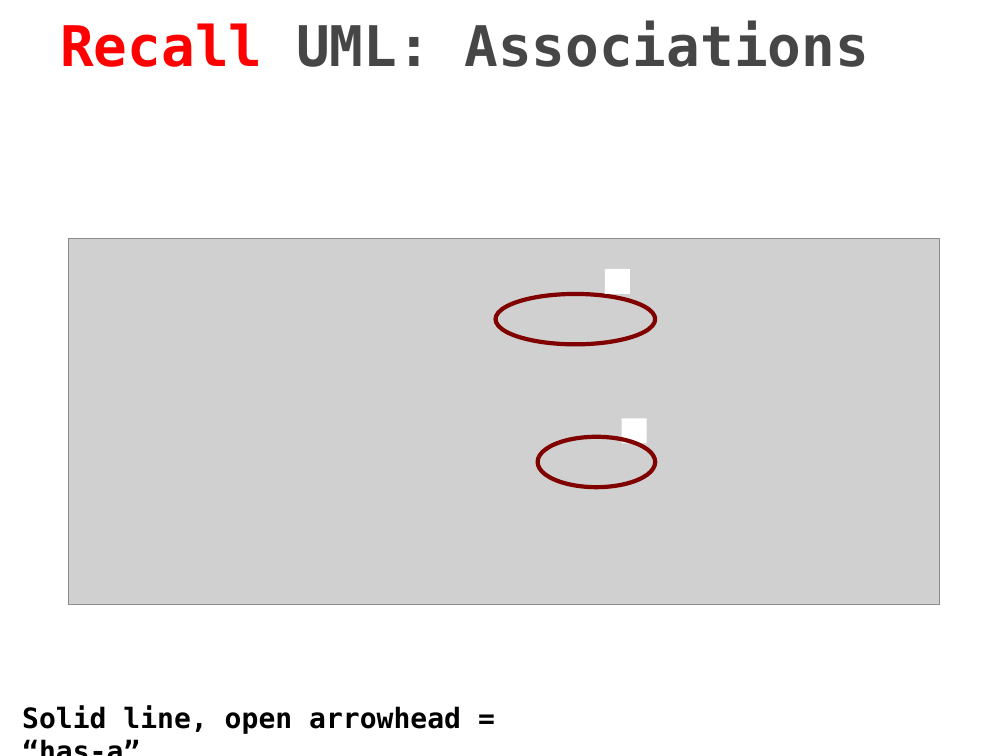
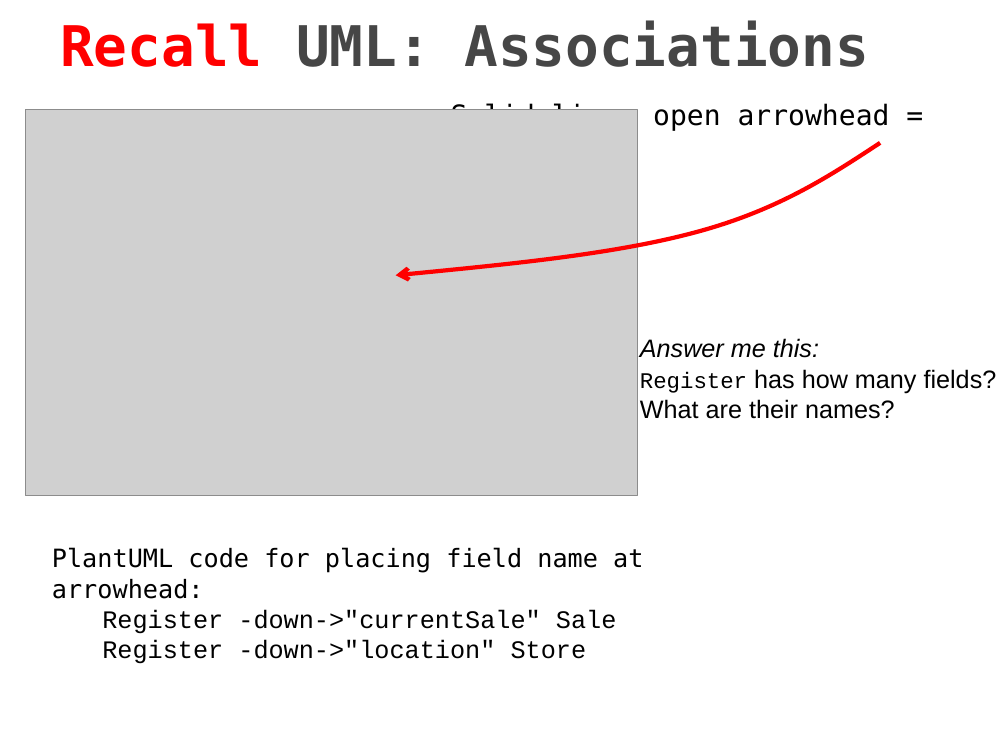
Before and after one commit to RHIT-CSSE/csse220, a slide deck: slide 8 of ClassMaterials/Polymorphism/Slides/Polymorphism.pptx (slide 6 before the commit). Drawn at 1008x756 pixels with LibreOffice and Linux fonts; fonts in the diff are those of the drawing; grey boxes stand for pictures. Boxes give left, top, right and bottom in pixels: in the first picture for what was removed or moved away, otherwise in the second. Text is boxed around its words. In the diff, an @@ line names an element or a change of style, - is before the commit and + after.

```diff
--- a/ClassMaterials/Polymorphism/Slides/Polymorphism.pptx
+++ b/ClassMaterials/Polymorphism/Slides/Polymorphism.pptx
@@ picture added at [25, 109, 637, 495] @@
@@ text "Solid line, open arrowhead = ...": place and size @@
-text "Solid line, open arrowhead = ..." at [22, 705, 461, 734]
+text "Solid line, open arrowhead = ..." at [451, 102, 890, 131]
@@ text "Solid line, open arrowhead = ..." at [451, 102, 890, 131]: bold off @@
@@ freeform shape added at [396, 143, 881, 275], outline #FF0000 3 pt @@
@@ picture removed at [69, 238, 939, 605] @@
@@ rectangle removed at [605, 269, 630, 294] @@
@@ ellipse removed at [496, 294, 655, 345] @@
@@ text added at [640, 338, 997, 419], 18 pt, text #000000 @@
+Answer me this:
+Register has how many fields?
+What are their names?
@@ ellipse removed at [537, 436, 655, 487] @@
@@ text added at [52, 547, 643, 664], 18 pt, text #000000 @@
+PlantUML code for placing field name at arrowhead:
+  Register -down->"currentSale" Sale
+  Register -down->"location" Store
```
Also in this commit, not shown: 3 other slides changed, 5 slides added.
